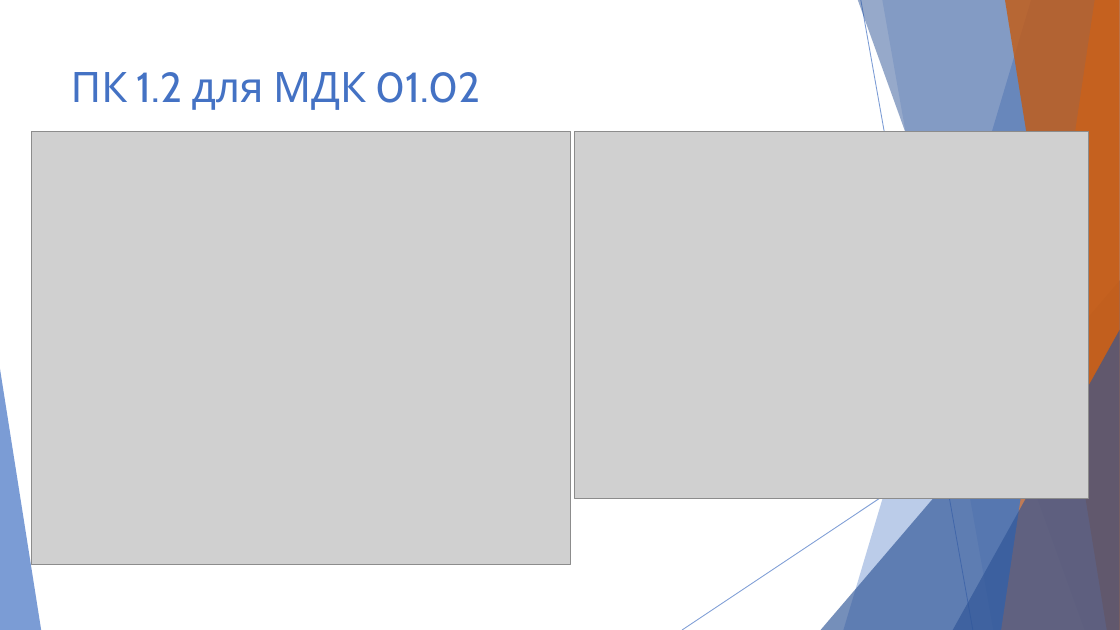
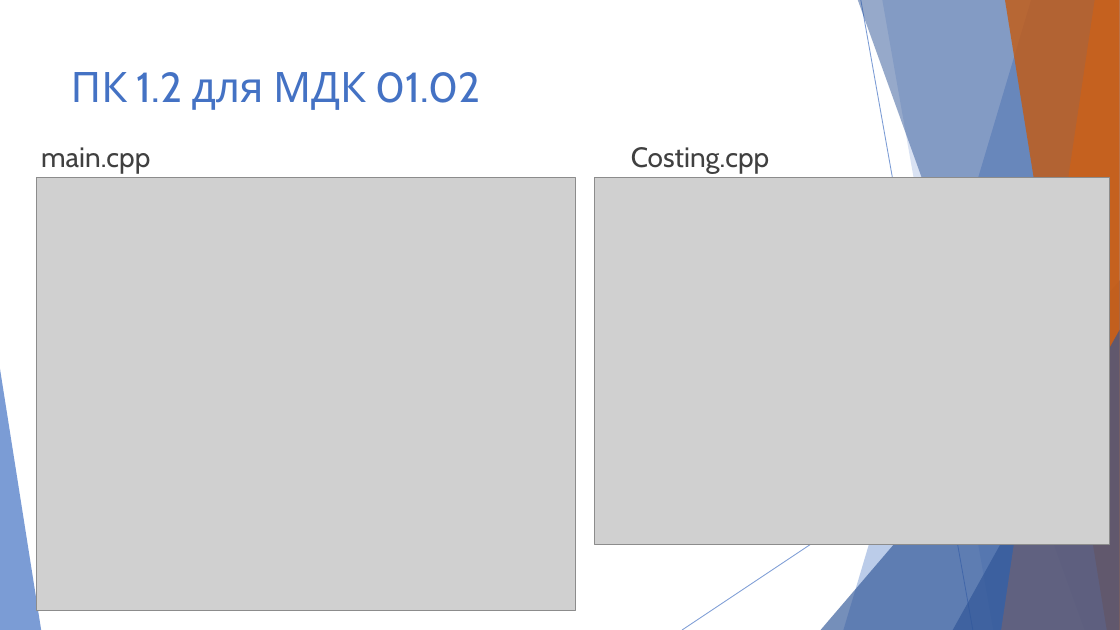
Before and after one commit to prog-kkkmt/p1-17, a slide deck: slide 6 of Модульный экзамен/Модульный экзамен Попкова.pptx. Drawn at 1120x630 pixels with LibreOffice and Linux fonts; fonts in the diff are those of the drawing; grey boxes stand for pictures. Boxes give left, top, right and bottom in pixels: in the first picture for what was removed or moved away, otherwise in the second. Text is boxed around its words. In the diff, an @@ line names an element or a change of style, - is before the commit and + after.

```diff
--- a/Модульный экзамен/Модульный экзамен Попкова.pptx
+++ b/Модульный экзамен/Модульный экзамен Попкова.pptx
@@ text added at bbox=[41, 147, 150, 174], 24 pt, text #404040 @@
+main.cpp
@@ text added at bbox=[631, 147, 769, 174], 24 pt, text #404040 @@
+Costing.cpp
@@ picture: place and size @@
-picture at bbox=[32, 132, 571, 565]
+picture at bbox=[36, 177, 576, 610]
@@ picture: place and size @@
-picture at bbox=[574, 132, 1088, 499]
+picture at bbox=[595, 177, 1109, 544]
```
Also in this commit, not shown: 1 other slide changed.
